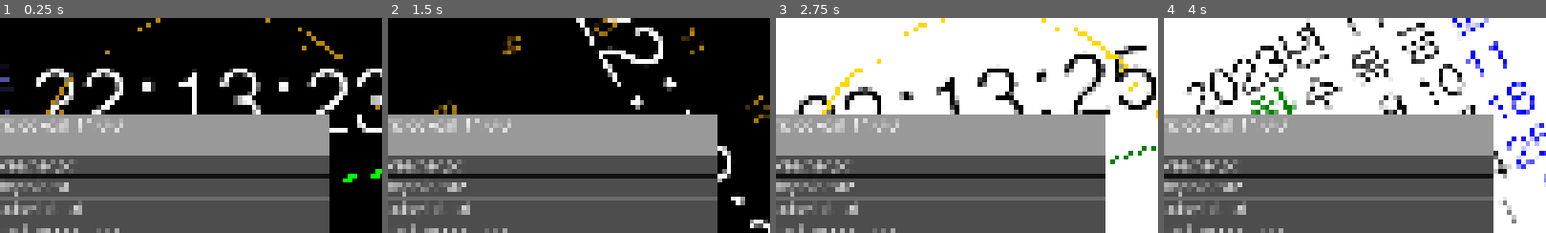
Above: before the commit, frames 1-4 (left to right).
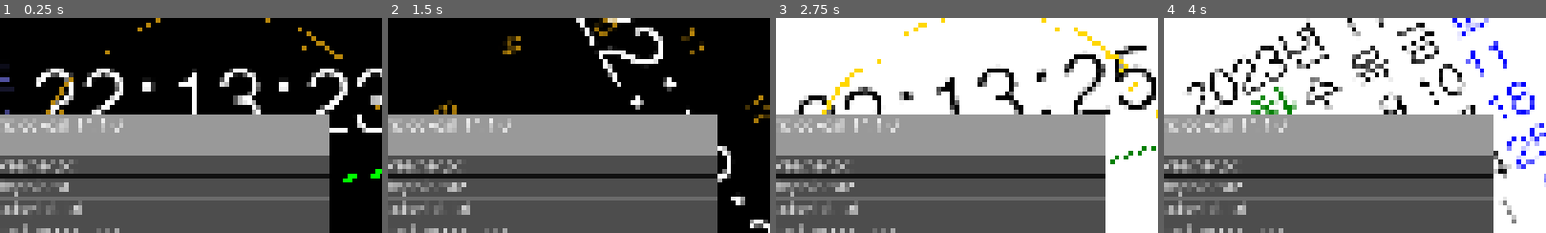
Above: after the commit, the same moments.

Repository: kasworld/gd4analogclockcal
Game: Godot game, scene res://main.tscn
Same seed, same stepped clock (60 frames per second), same inputs: the game is played once before the commit and once after it.
Inputs (mouse positions are % of the whole screen's width and height, from its top left):
- Up to frame 1 (0.25 s): no input
- Up to frame 2 (1.5 s): tap Enter at 0.5, 0.6 s; move the mouse to (72, 45) at 0.52 s; click (72, 45) at 0.67 s; move the mouse to (30, 55) at 1.27 s; tap Z at 1.35 s; click (30, 55) at 1.42 s
- Up to frame 3 (2.75 s): move the mouse to (60, 28) at 2.02 s; tap Enter at 2.1 s; click (60, 28) at 2.17 s
- Up to frame 4 (4 s): move the mouse to (45, 70) at 2.77 s; tap Z at 2.85 s; click (45, 70) at 2.92 s; move the mouse to (80, 65) at 3.52 s; tap Enter at 3.6 s; click (80, 65) at 3.67 s
The pictures show only the part of the screen within x 47-97%, y 8-58%; the shares and areas given below are measured in that part.

The runs differ from the first frame. In frame 1, 0.1% of the frame differs, in the area x 25-29%, y 46-54%; in frame 2, 0.1%; in frame 3, 0.1%; in frame 4, 0.1%.
Error in both runs: Attempt to call function 'store_line' in base 'null instance' on a null instance. (res://global/config.gd:13)

Commit message:
update export

Diff:
--- a/main.gd
+++ b/main.gd
@@ -10,7 +10,7 @@
 	"background_url",
 	]
 var config = {
-	"version" : "gd4analogclockcal 14.0.0",
+	"version" : "gd4analogclockcal 14.1.0",
 	"weather_url" : "http://192.168.0.10/weather.txt",
 	"dayinfo_url" : "http://192.168.0.10/dayinfo.txt",
 	"todayinfo_url" : "http://192.168.0.10/todayinfo.txt",
Not shown, changed: export_presets.cfg
